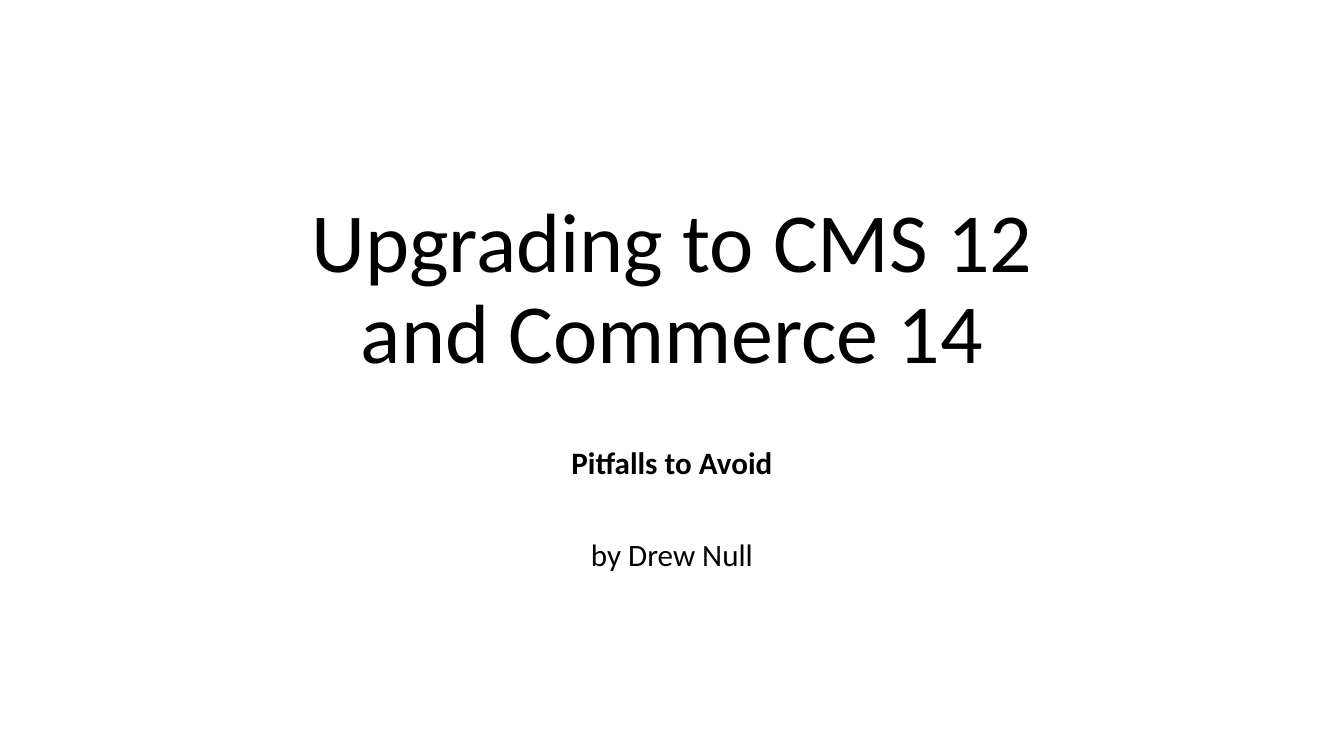
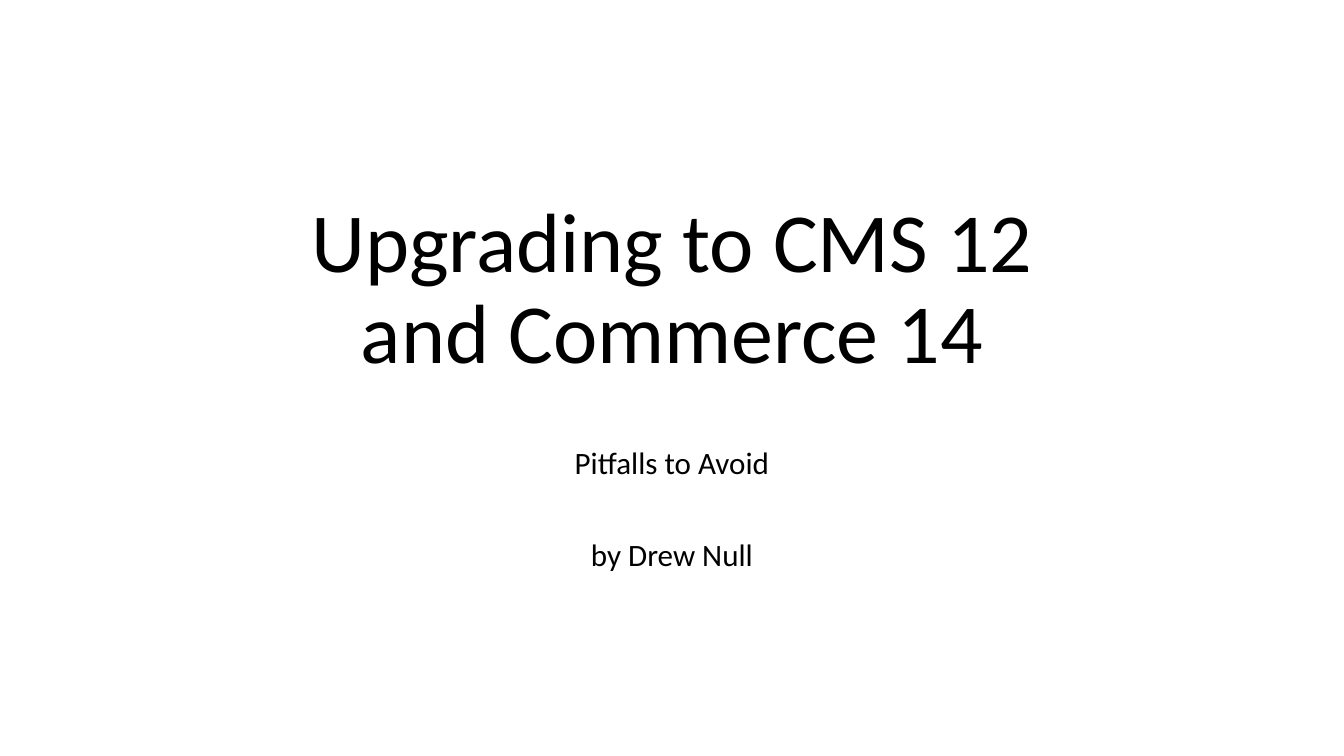
Before and after one commit to DrewNull/optimizely-cms12-upgrade, a slide deck: slide 1 of Presentation--Upgrading-to-CMS-12-and-Commerce-14.pptx. Drawn at 1344x756 pixels with LibreOffice and Linux fonts; fonts in the diff are those of the drawing. Boxes give left, top, right and bottom in pixels: in the first picture for what was removed or moved away, otherwise in the second. Text is boxed around its words. In the diff, an @@ line names an element or a change of style, - is before the commit and + after.

```diff
--- a/Presentation--Upgrading-to-CMS-12-and-Commerce-14.pptx
+++ b/Presentation--Upgrading-to-CMS-12-and-Commerce-14.pptx
@@ subtitle at (575,452,769,475): bold off in "Pitfalls to Avoid" @@
```
Also in this commit, not shown: 1 other slide changed.
